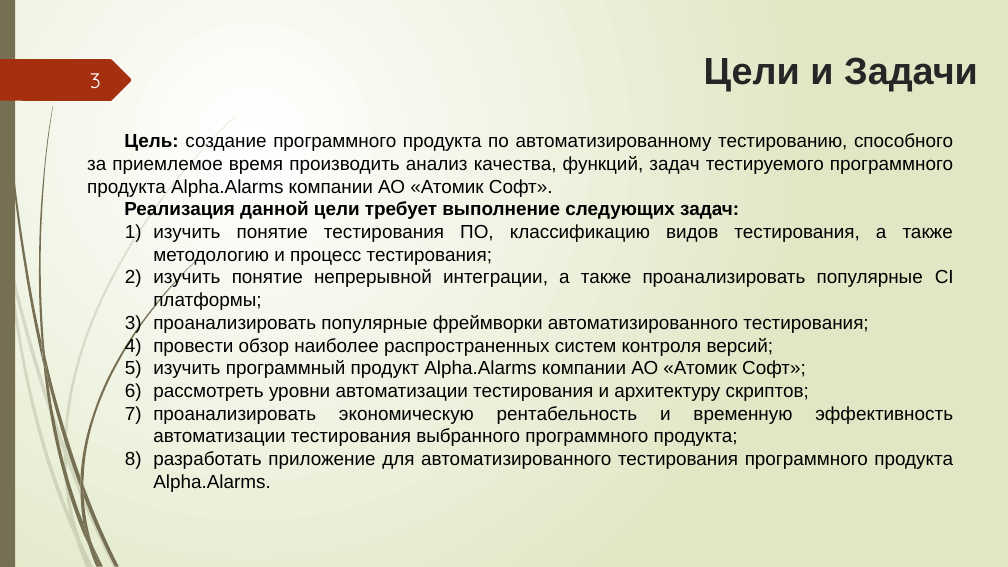
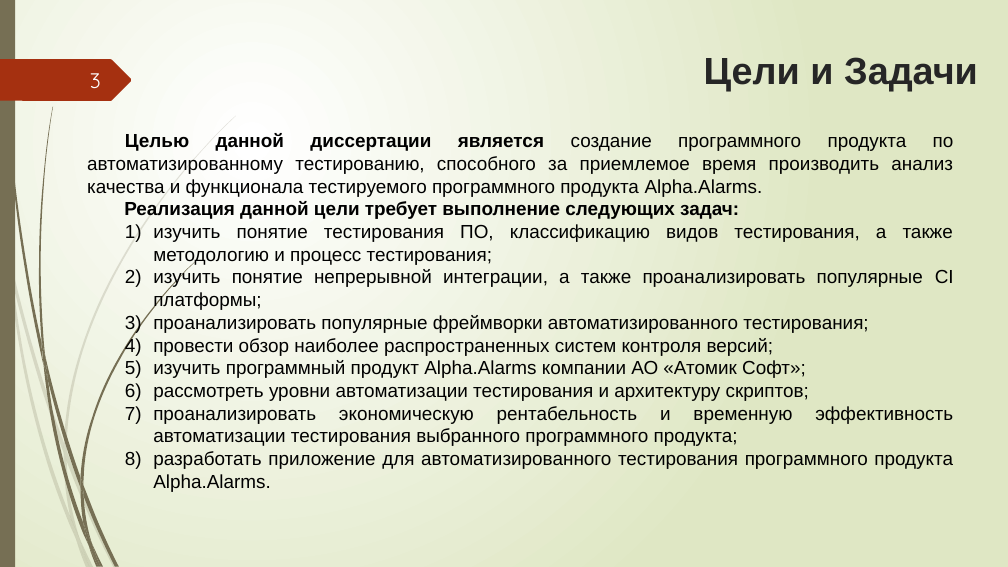
Before and after one commit to Sergeygaan/Lab1, a slide deck: slide 3 of Сдать/Презентация.pptx. Drawn at 1008x567 pixels with LibreOffice and Linux fonts; fonts in the diff are those of the drawing. Boxes give left, top, right and bottom in pixels: in the first picture for what was removed or moved away, otherwise in the second. Text is boxed around its words. In the diff, an @@ line names an element or a change of style, - is before the commit and + after.

```diff
--- a/Сдать/Презентация.pptx
+++ b/Сдать/Презентация.pptx
@@ text at (87,133,954,197): text changed @@
-Цель: создание программного продукта по автоматизированному тестированию, способного за приемлемое время производить анализ качества, функций, задач тестируемого программного продукта Alpha.Alarms компании АО «Атомик Софт».
+Целью данной диссертации является создание программного продукта по автоматизированному тестированию, способного за приемлемое время производить анализ качества и функционала тестируемого программного продукта Alpha.Alarms.
```
Also in this commit, not shown: 1 other slide changed, 1 other file.
